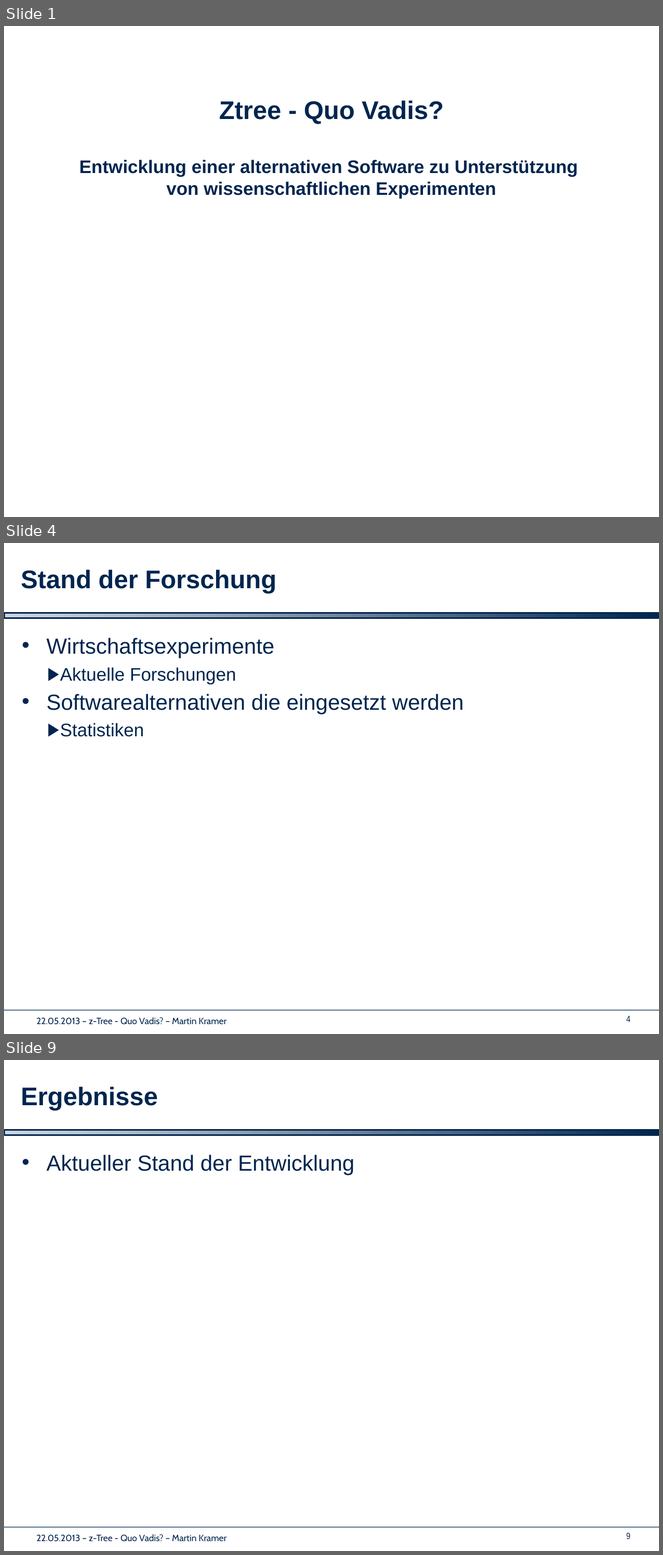
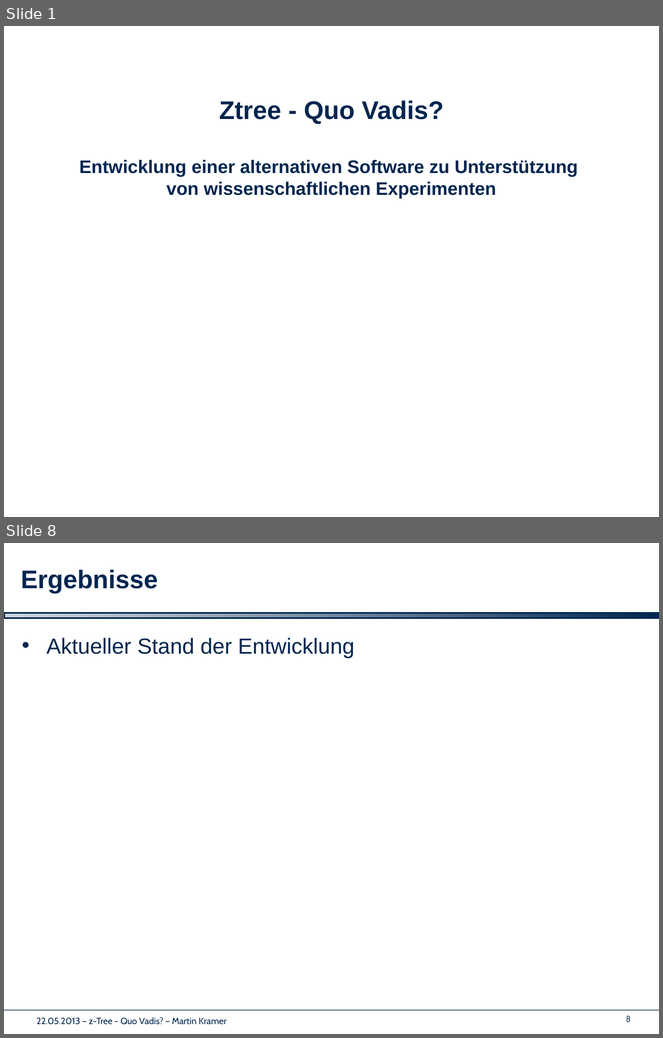
Before and after one commit to shockwavemk/pace, a slide deck: PaceClient/Dokumente/Vorstellung/Masterarbeit_MK.pptx. Shown one above the other, each under a label of ours: slides 1, 4 and 9 before the commit, slides 1 and 8 after it; the slides between them are not shown. The pictures are 663x1555 and 663x1038 pixels, drawn with LibreOffice and Linux fonts; fonts in the diff are those of the drawing; background and template pictures are left out. Boxes give left, top, right and bottom in pixels: in the first picture for what was removed or moved away, otherwise in the second. Text is boxed around its words. In the diff, an @@ line names an element or a change of style, - is before the commit and + after.

```diff
--- a/PaceClient/Dokumente/Vorstellung/Masterarbeit_MK.pptx
+++ b/PaceClient/Dokumente/Vorstellung/Masterarbeit_MK.pptx
@@ slide 4 removed at <box>4,543,659,1034</box>, background #FFFFFF; not listed: 4 template elements that a slide beside it also shows @@
@@ title removed at <box>21,570,276,593</box> @@
-Stand der Forschung
@@ text removed at <box>47,638,464,737</box> @@
-• Wirtschaftsexperimente
-  ▶ Aktuelle Forschungen
-• Softwarealternativen die eingesetzt werden
-  ▶ Statistiken
@@ what was slide 9 is now slide 8 @@
@@ page number at <box>626,1016,631,1022</box>: text changed @@
-9
+8
```
Also in this commit, not shown: 6 slides changed.
